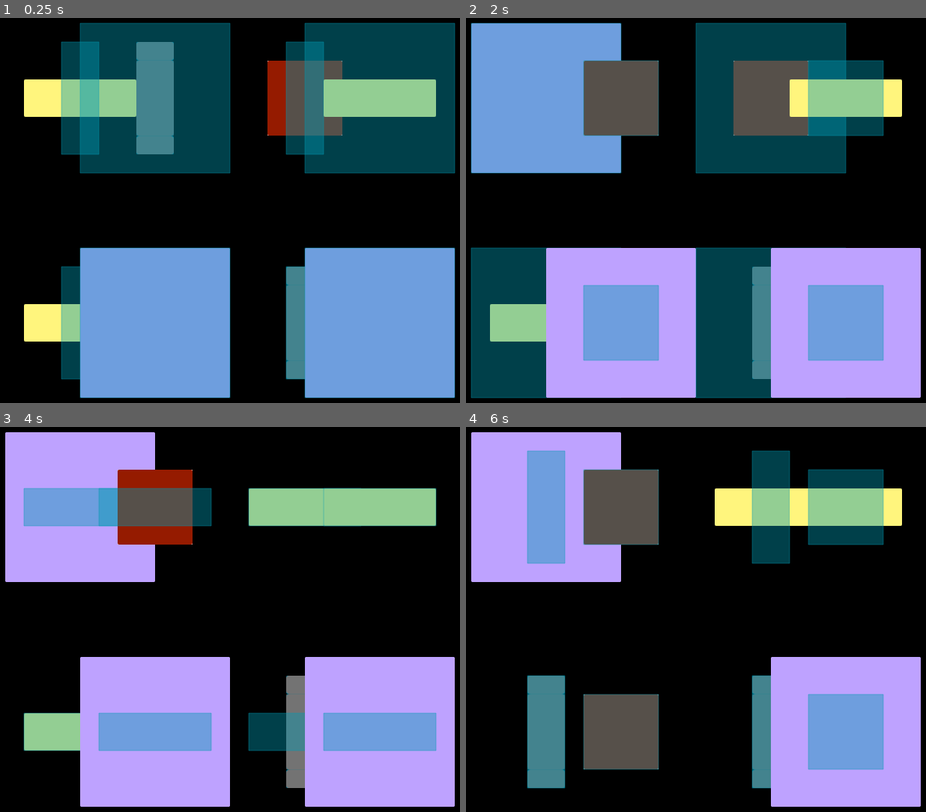
Above: before the commit, frames 1-4 (two rows, left to right).
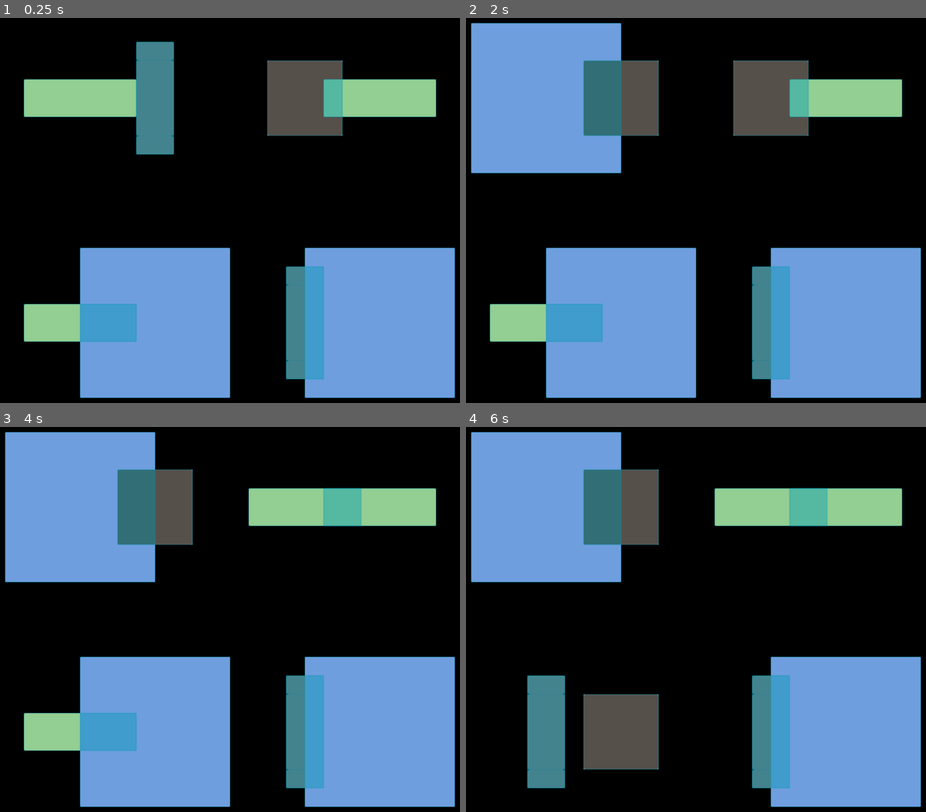
Above: after the commit, the same moments.

Repository: clayheaton/godot_collision
Game: Godot game, scene res://MainScene.tscn
The game is run twice, just before and just after one commit, with the same random seed, the same clock (stepped at 60 frames per second) and the same inputs.
Inputs:
- Up to frame 1 (0.25 s): no input
- Up to frame 2 (2 s): tap Enter at 0.5 s; tap Space at 1.25 s
- Up to frame 3 (4 s): tap Enter at 2.75 s; tap Space at 3.5 s
- Up to frame 4 (6 s): tap Enter at 4.25 s; tap Space at 5 s

The runs differ from the first frame. In frame 1, 27% of the frame differs, in the area x 5-100%, y 1-94%; in frame 2, 42%, in the area x 0-100%, y 1-99%; in frame 3, 37%; in frame 4, 26%.

Commit message:
problem fixed

Diff:
--- a/LeftArea2D.gd
+++ b/LeftArea2D.gd
@@ -1,6 +1,8 @@
 extends Area2D
 
 var textures = ["image1.png", "image2.png", "image3.png", "image4.png"]
+
+var collision_shape
 
 func _ready():
     get_tree().debug_collisions_hint = true
@@ -15,7 +17,13 @@
     var sprite_height = $LeftSprite.texture.get_height()
     var dimensions = Vector2(sprite_width / 2, sprite_height / 2)
 
+    collision_shape = CollisionShape2D.new()
+    collision_shape.name = "LeftCollisionShape2D"
+    add_child(collision_shape)
+
+    collision_shape.shape = RectangleShape2D.new()
+
     # Set the collision shape extents to match the size of the sprite
-    $LeftCollisionShape2D.shape.set_extents(dimensions)
+    collision_shape.shape.set_extents(dimensions)
 
     $RightArea2D.position.x += 100
--- a/LeftArea2D.tscn
+++ b/LeftArea2D.tscn
@@ -1,14 +1,9 @@
-[gd_scene load_steps=4 format=2]
+[gd_scene load_steps=3 format=2]
 
 [ext_resource path="res://LeftArea2D.gd" type="Script" id=1]
 [ext_resource path="res://RightArea2D.tscn" type="PackedScene" id=2]
 
-[sub_resource type="RectangleShape2D" id=1]
-
-custom_solver_bias = 0.0
-extents = Vector2( 10, 10 )
-
-[node name="LeftArea2D" type="Area2D"]
+[node name="LeftArea2D" type="Area2D" index="0"]
 
 position = Vector2( 170.899, 162.648 )
 input_pickable = true
@@ -26,8 +21,4 @@
 
 [node name="LeftSprite" type="Sprite" parent="." index="0"]
 
-[node name="LeftCollisionShape2D" type="CollisionShape2D" parent="." index="1"]
-
-shape = SubResource( 1 )
-
-[node name="RightArea2D" parent="." index="2" instance=ExtResource( 2 )]
+[node name="RightArea2D" parent="." index="1" instance=ExtResource( 2 )]
--- a/MainScene.tscn
+++ b/MainScene.tscn
@@ -2,7 +2,7 @@
 
 [ext_resource path="res://MainScene.gd" type="Script" id=1]
 
-[node name="MainScene" type="Node2D" index="0"]
+[node name="MainScene" type="Node2D"]
 
 script = ExtResource( 1 )
 
--- a/RightArea2D.gd
+++ b/RightArea2D.gd
@@ -1,4 +1,6 @@
 extends Area2D
+
+var collision_shape
 
 var textures = ["image1.png", "image2.png", "image3.png", "image4.png"]
 
@@ -15,5 +17,11 @@
     var sprite_height = $RightSprite.texture.get_height()
     var dimensions = Vector2(sprite_width / 2, sprite_height / 2)
 
+    collision_shape = CollisionShape2D.new()
+    collision_shape.name = "RightCollisionShape2D"
+    add_child(collision_shape)
+
+    collision_shape.shape = RectangleShape2D.new()
+
     # Set the collision shape extents to match the size of the sprite
-    $RightCollisionShape2D.shape.set_extents(dimensions)
+    collision_shape.shape.set_extents(dimensions)
--- a/RightArea2D.tscn
+++ b/RightArea2D.tscn
@@ -1,11 +1,6 @@
-[gd_scene load_steps=3 format=2]
+[gd_scene load_steps=2 format=2]
 
 [ext_resource path="res://RightArea2D.gd" type="Script" id=1]
-
-[sub_resource type="RectangleShape2D" id=1]
-
-custom_solver_bias = 0.0
-extents = Vector2( 10, 10 )
 
 [node name="RightArea2D" type="Area2D"]
 
@@ -23,8 +18,3 @@
 }
 
 [node name="RightSprite" type="Sprite" parent="." index="0"]
-
-[node name="RightCollisionShape2D" type="CollisionShape2D" parent="." index="1"]
-
-shape = SubResource( 1 )
-_sections_unfolded = [ "Transform" ]
